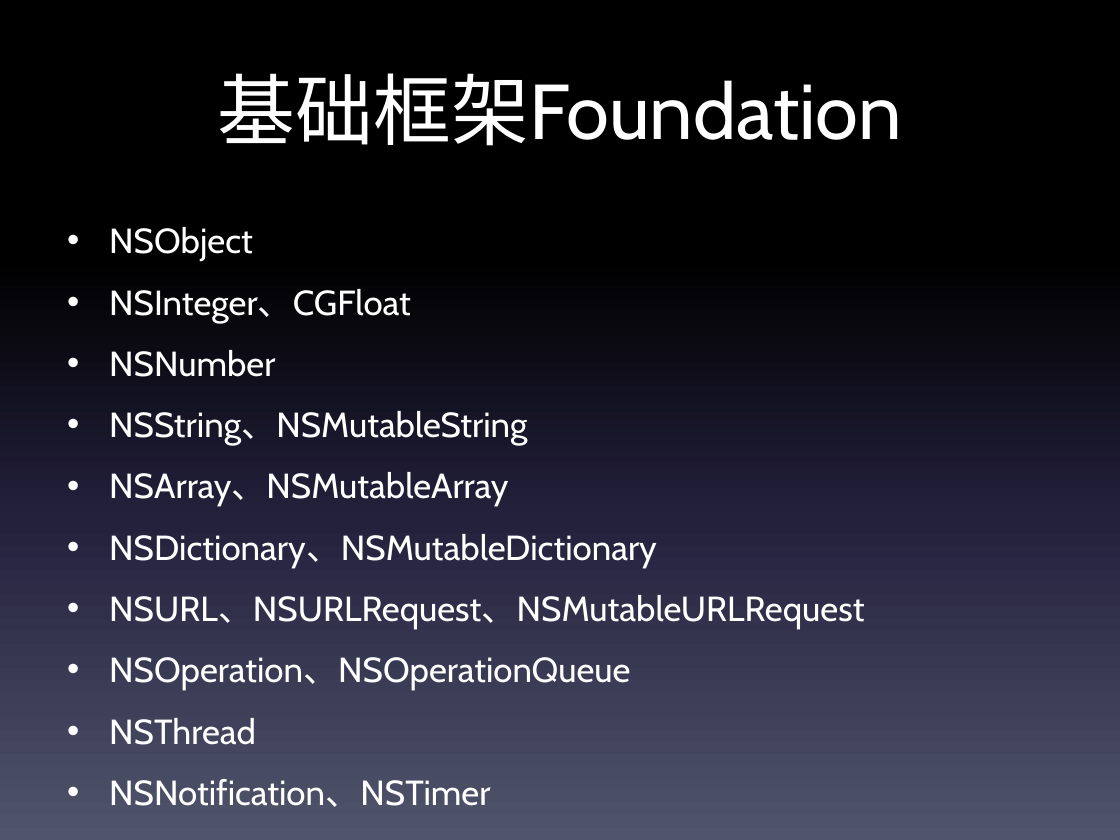
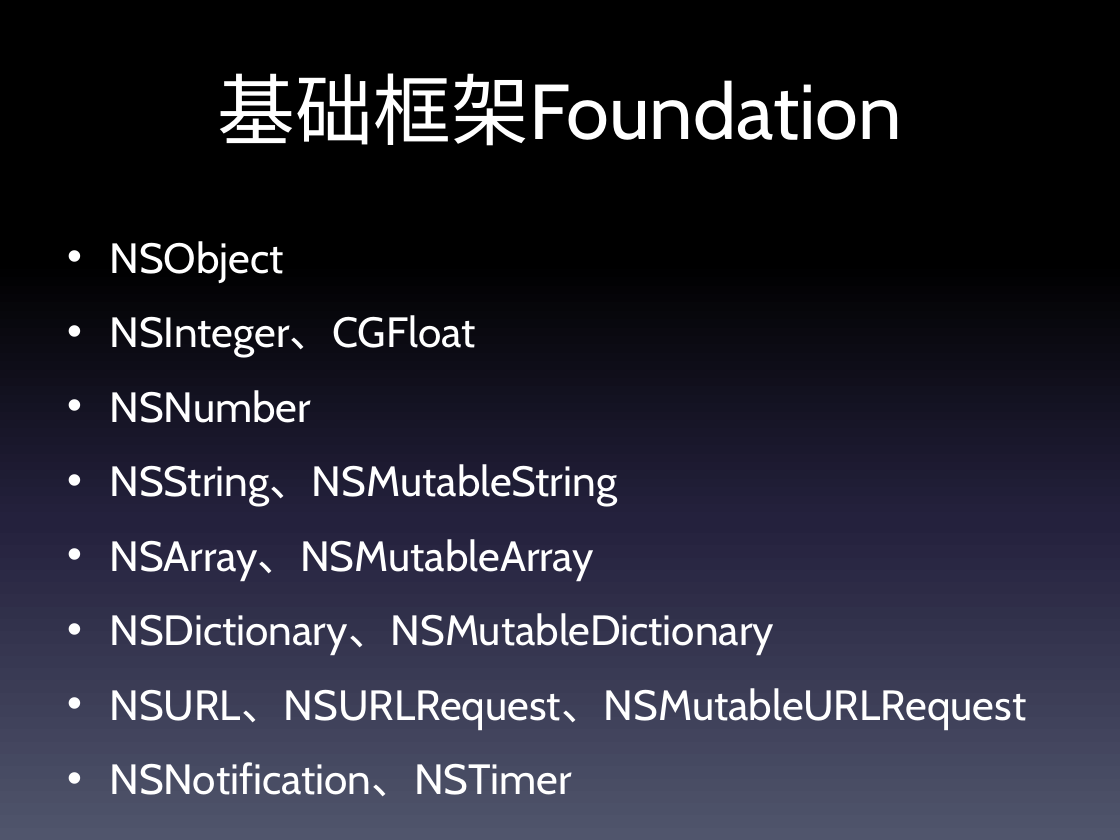
Before and after one commit to 394771176/iOS, a slide deck: slide 5 of iOS入门分享/iOS实战入门.pptx. Drawn at 1120x840 pixels with LibreOffice and Linux fonts; fonts in the diff are those of the drawing. Boxes give left, top, right and bottom in pixels: in the first picture for what was removed or moved away, otherwise in the second. Text is boxed around its words. In the diff, an @@ line names an element or a change of style, - is before the commit and + after.

```diff
--- a/iOS入门分享/iOS实战入门.pptx
+++ b/iOS入门分享/iOS实战入门.pptx
@@ text "NSObject" at [109, 241, 1026, 796]: size 22.4 to 27.2 pt @@
@@ text at [109, 657, 630, 745]: paragraphs removed @@
-• NSOperation、NSOperationQueue
-• NSThread
```
Also in this commit, not shown: 6 other slides changed, 1 slide added, 14 other files.
